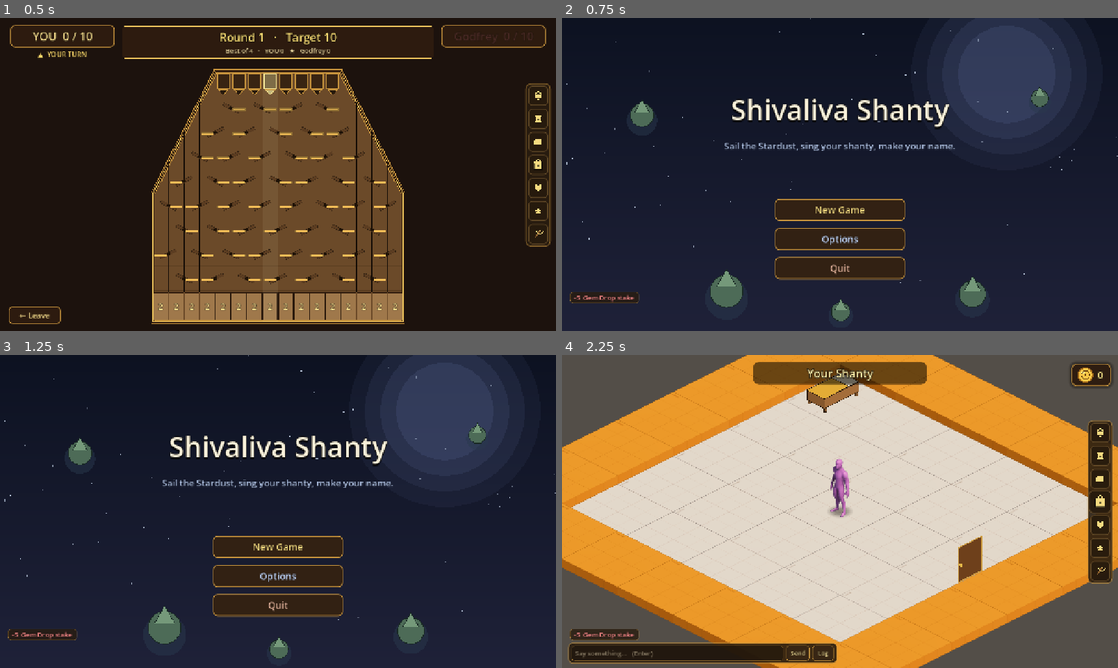
Above: before the commit, frames 1-4 (two rows, left to right).
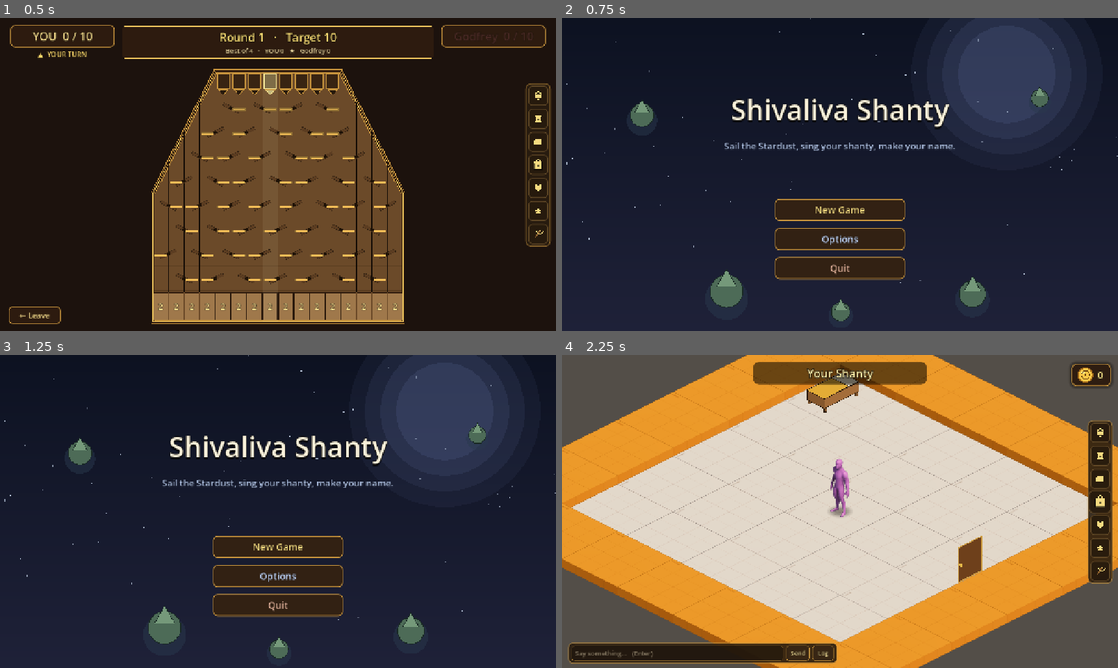
Above: after the commit, the same moments.

Repository: TairoyZone/shivaliva-shanty
Game: Godot game, scene res://puzzles/gem_drop/gem_drop.tscn
Two runs of this game, one before a commit and one after it. Both use one fixed random seed, a clock stepped at 60 frames per second and the inputs below. This scene is started directly instead of the project's main scene.
Inputs:
- Up to frame 1 (0.5 s): no input
- Up to frame 2 (0.75 s): click "← Leave" at 0.5 s
- Up to frame 3 (1.25 s): no input
- Up to frame 4 (2.25 s): click "New Game" at 1.25 s; click "Let's get to it" at 2 s

Frame 1 is identical in both runs. In frame 2, 0.4% of the frame differs, in the area x 1-14%, y 87-92%; in frame 3, 0.4%; in frame 4, 0.4%.

Commit message:
fix(gem-drop): lose only what you actually have — no phantom '-5' toast at zero gold
Troy saw '-5 Gem Drop stake' with 0 gold. Gem Drop is a wager (win +10 / lose -5, billed on a losing exit);
the no-negative guard took 0 from a broke player but the toast still printed the intended -5. Now the loss is
clamped to what you hold BEFORE charging, so a broke player loses nothing and sees no phantom toast — the
earn loop stays open at zero gold. (Design fork pending: keep the -5 wager vs pure-earn.)

Co-Authored-By: Claude Opus 4.8 (1M context) <noreply@anthropic.com>

Diff:
--- a/puzzles/gem_drop/gem_drop.gd
+++ b/puzzles/gem_drop/gem_drop.gd
@@ -195,5 +195,9 @@
 	# (a tournament bracket reads it to advance).
 	PlayerState.last_gem_drop_won = _human_won_match
 	if not _human_won_match and not _free_table and PLAY_COST_ON_EXIT > 0:
-		PlayerState.add_coins(-PLAY_COST_ON_EXIT, "Gem Drop stake")
+		# Only ever lose what you actually HAVE — a broke player loses nothing and sees no phantom "-5" toast
+		# (the clamp used to take 0 but still logged the intended -5). Earn loop stays open at zero gold.
+		var loss : int = mini(PLAY_COST_ON_EXIT, PlayerState.total_coins)
+		if loss > 0:
+			PlayerState.add_coins(-loss, "Gem Drop stake")
 	super._return_to_launching_scene()
